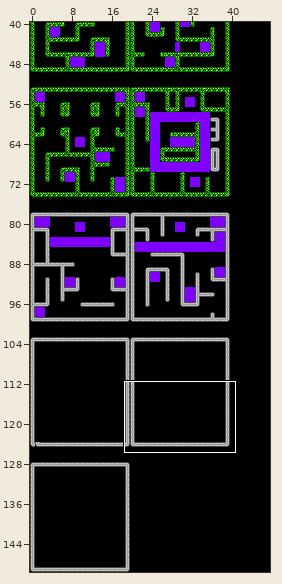
One commit to this Tiled map: game/assets/mapa.tmx. The picture above shows the old version from afar; the outline marks the close-up.
Close-up. The starting point:
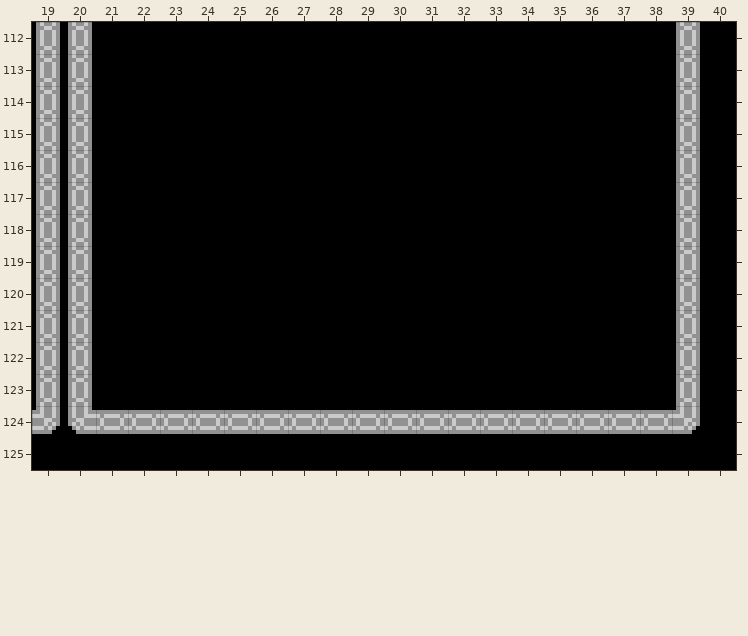
Cells are 8x8 px. Shown: x 19..40, y 112..125. The commit also changed other parts of the map, which this record leaves out.
After the commit:
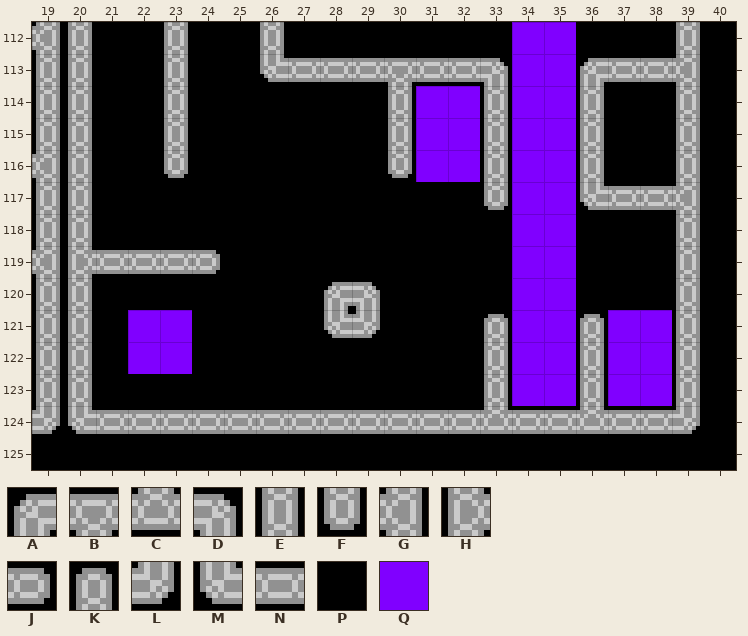
Key: from "tiles": A 16, B 17, C 18, D 19, E 20, F 21, G 23, H 24, J 25, K 26, L 27, M 28, N 29, P 36, Q 37.
_ is an empty cell.
From old to new:
Layer "Capa de patrones 1":
Tile A replaces tile P in row 113 at x 36; in row 120 at x 28.
Tile B replaces tile P in row 113 at x 30.
Tile C replaces tile N in row 124 at x 33 and 36.
Tile D replaces tile P in row 113 at x 33; in row 120 at x 29.
Tile E replaces tile P in row 112 at x 23 and 26; in row 113 at x 23; in rows 114 to 115 at x 23, 30, 33 and 36; in row 116 at x 33 and 36; in rows 122 to 123 at x 33 and 36.
Tile F replaces tile P in row 116 at x 23 and 30; in row 117 at x 33.
Tile G replaces tile E in row 112 at x 19; in row 113 at x 39; in row 116 at x 19; in row 117 at x 39; in row 119 at x 19.
Tile H replaces tile E in row 119 at x 20.
Tile J replaces tile P in row 119 at x 24.
Tile K replaces tile P in row 121 at x 33 and 36.
Tile L replaces tile P in row 121 at x 29.
Tile M replaces tile P in row 113 at x 26; in row 117 at x 36; in row 121 at x 28.
Tile N replaces tile P in row 113 at x 27 to 29, 31 to 32 and 37 to 38; in row 117 at x 37 to 38; in row 119 at x 21 to 23.
Tile Q replaces tile P in rows 112 to 113 at x 34 to 35; in rows 114 to 116 at x 31 to 32 and 34 to 35; in rows 117 to 120 at x 34 to 35; in rows 121 to 122 at x 22 to 23, 34 to 35 and 37 to 38; in row 123 at x 34 to 35 and 37 to 38.
Boxes around the changes in both close-ups, in picture pixels (x1, y1, x2, y2):
changed: (32, 26, 44, 50)
changed: (164, 22, 188, 178)
changed: (260, 22, 684, 418)
changed: (32, 154, 44, 178)
changed: (32, 250, 220, 274)
changed: (128, 310, 192, 374)
